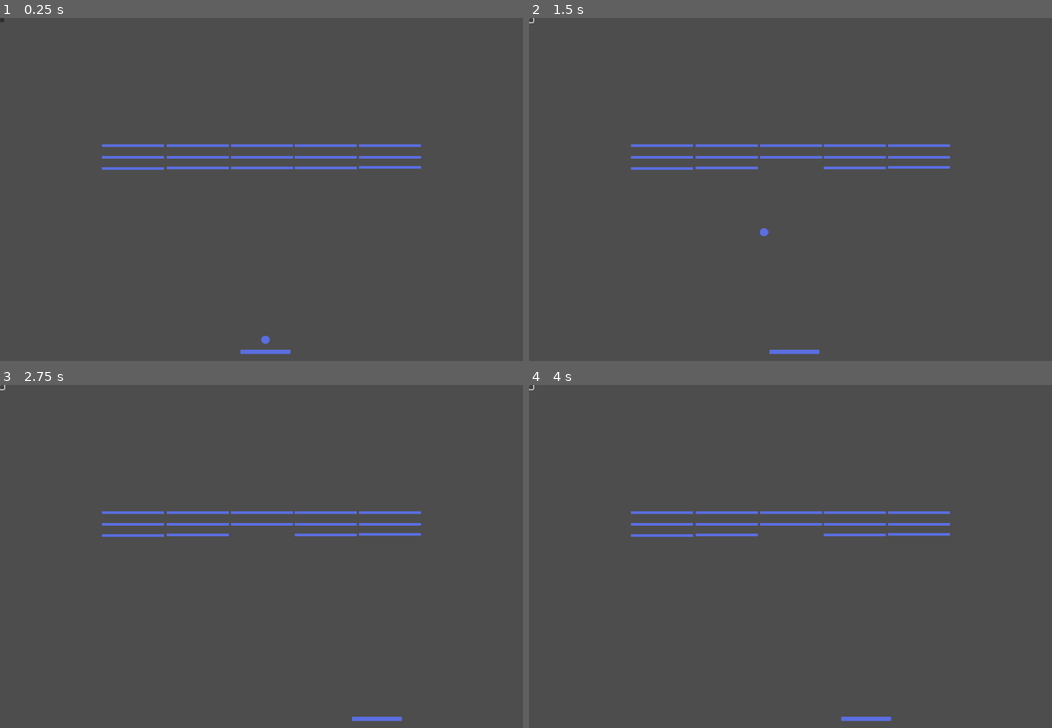
Above: before the commit, frames 1-4 (two rows, left to right).
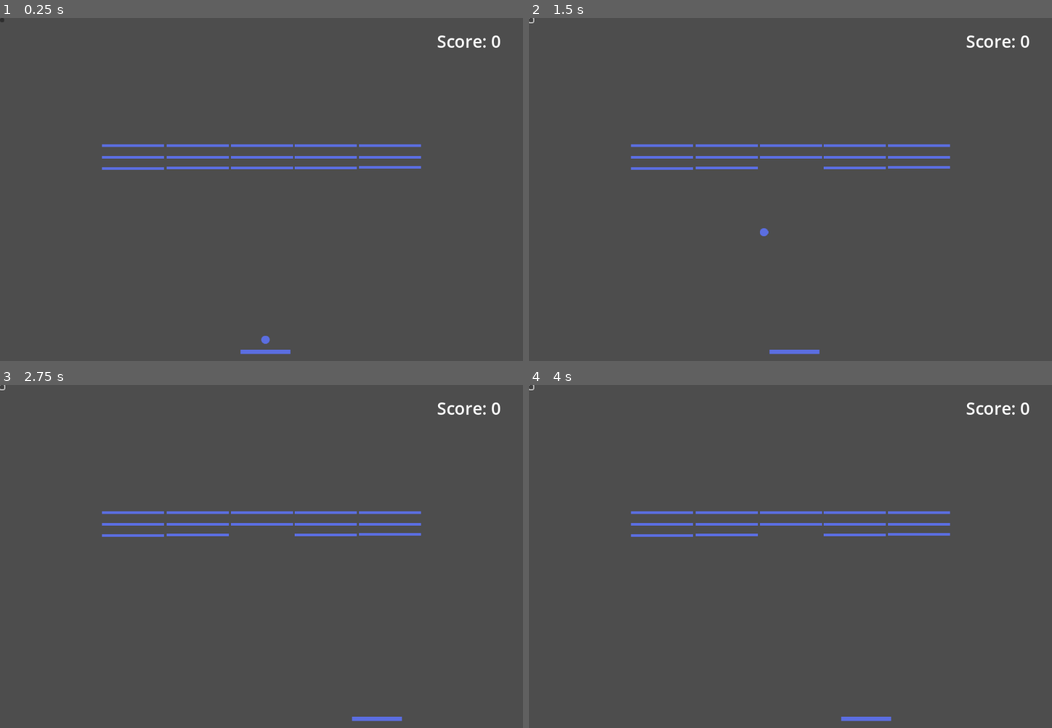
Above: after the commit, the same moments.

Repository: Dripcoding/godot-breakout2d
Game: Godot game, scene res://scenes/main.tscn
The game is run twice, just before and just after one commit, with the same random seed, the same clock (stepped at 60 frames per second) and the same inputs.
Inputs (mouse positions are in pixels of both pictures, inside the frame that each line leads up to):
- Up to frame 1 (0.25 s): no input
- Up to frame 2 (1.5 s): click (529, 21) at 0.5 s; click (529, 21) at 1.25 s
- Up to frame 3 (2.75 s): tap Enter at 2 s; hold Right (move_right) from 2.03 s (still down)
- Up to frame 4 (4 s): release Right (move_right) at 2.78 s; hold Left (move_left) 2.78-3.53 s; hold Right (move_right) from 3.53 s (still down)

The runs differ from the first frame. In frame 1, 0.2% of the frame differs, in the area x 83-96%, y 5-9%; in frame 2, 0.2%; in frame 3, 0.2%; in frame 4, 0.2%.

Commit message:
initialize score label

Diff:
--- a/scenes/main.tscn
+++ b/scenes/main.tscn
@@ -50,8 +50,13 @@
 
 [node name="ScoreLabel" type="Label" parent="Hud"]
 unique_name_in_owner = true
-offset_right = 40.0
-offset_bottom = 23.0
+offset_left = 810.0
+offset_top = 21.0
+offset_right = 958.0
+offset_bottom = 66.0
+theme_override_font_sizes/font_size = 32
+text = "Score: 0"
+horizontal_alignment = 1
 
 [node name="PlayerLivesLabel" type="Label" parent="Hud"]
 unique_name_in_owner = true
